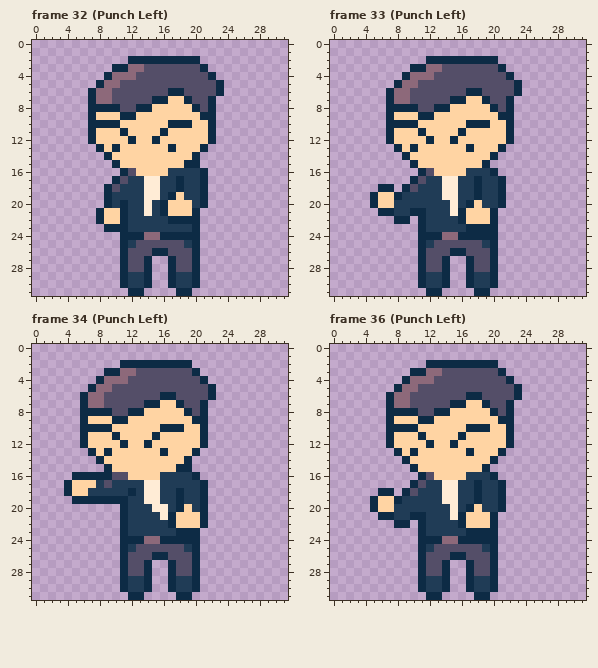
Two states of a pixel-art file, assets/Mafia_Goonie.aseprite. The picture above is the old version.
32x32 pixels, 41 frames. Shown: frame 32 (Punch Left), frame 33 (Punch Left), frame 34 (Punch Left), frame 36 (Punch Left). The commit also changed other frames, which this record leaves out.
The result:
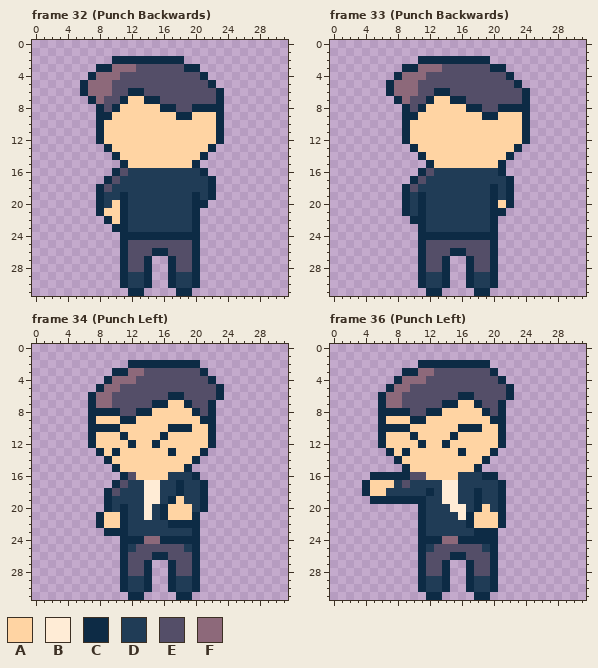
Palette (. is transparent): A #ffd4a3  B #ffecd6  C #0d2b45  D #203c56  E #544e68  F #8d697a
From the commit log: Finished Punch Animations Finished all Mafia Goonie Punch Animations
Change:
Changed rows in their new state; - is an unchanged pixel.
Frame 32 (Punch Backwards):
first column x 6:
 2 ----CC-------..---
 3 --CCFF-E-----CC.--
 4 -CFF-EE--------C.-
 5 CFF-E-----------C.
 6 CF----CC---EE-----
 7 ---E-CAAC-EEEE--EC
 8 -.-E-AAAA-CCEE-C-C
 9 -.CC-AA-----CC-AAC
10 -.-AA------AAA--AC
11 -.C--A----A-----AC
12 -.C---A--A------AC
13 --.CA------A---AC-
14 ---.C---------AC--
15 ----.C-------A----
16 ----CEDDDDD-------
17 ---CED--DD--D--DC-
18 --CED---DD--D--DC-
19 --CD-C--DD-DD-CDC-
20 --CDA---D-DDDDC---
21 --------D-DDDD----
22 --.C-------DDD----
23 ---.--------------
24 --------CC--------
25 ------E------E----
Frame 33 (Punch Backwards):
first column x 5:
 2 ------C--------.----
 3 ----C-F--------C----
 4 ---CF--E------------
 5 --CF----------------
 6 -----F--CC--EE----EC
 7 --.C---CAA--EEE--EEC
 8 --..-ECAAA--CCEEC-CC
 9 --..CCAA------CCAAAC
10 --..-A------AAA--AAC
11 --..C-A----A-----AAC
12 --..C--A--A------AAC
13 ---..-------A---AAC-
14 ----..C--------AAC--
15 -----..C------AAC---
16 --------DDDD---DC---
17 ---------DD--D--DC--
18 -..------DD--D-CDC--
19 ....C-C--DD--D-CDC--
20 ....C-C---D-DD-CAC--
21 -...CD----DDDDD-C---
22 ---..C-----DDDD-----
23 ------------DDD-----
24 ---------CC---------
25 -------E------E-----
Frame 34 (Punch Left), layers "Head", "Arms", "Torso":
first column x 4:
 2 -------.--------C---
 3 -----.-C-F------EC--
 4 ----.C--F--------EC-
 5 ---.C-F-----------EC
 6 --.C-F------E-C---EC
 7 --.C-F----E-C-AC-EC-
 8 --.---C-E-C----ACEC-
 9 --.C--A-C-------A-C-
10 --.---C-----A--C-AC-
11 --.C--AC---AC----AC-
12 --.C---AC-AC-----AC-
13 ---.CAC-----AC--AC--
14 ----.C---------AC---
15 -----.C-------A-----
16 -......CE---A-------
17 ......CE------C-----
18 .....CE-D-----------
19 -....-DD-----CA-----
20 -----CD---BDCAA-----
21 ----CAA---B-CA--C.--
22 ----CAA-------CCC.--
23 -----CC-------DD----
Frame 36 (Punch Left), layers "Head", "Arms", "Torso":
first column x 4:
 2 -------C--------.---
 3 -----C-F-E------C.--
 4 ----CF--E--------C.-
 5 ---CF-E-----------C.
 6 --CF-E------C-E---C.
 7 --CF-E----C-A-CE-C.-
 8 --C---E-C-A----CEC.-
 9 --CA--C-A-------C-.-
10 --C---A-----C--A-C.-
11 --CA--CA---CA----C.-
12 --CA---CA-CA-----C.-
13 ---CACA-----CA--C.--
14 ----CA---------C.---
15 -----CA-------C.----
16 -CCCCCEEA---D--C----
17 CAAADEDD------D-----
18 CAADDDD-C-----------
19 --CC-CCC------------
20 -......C----BDCA----
21 --.....----DBC--AC--
22 ----..------DC--AC--
23 -------------D------
Where, in picture pixels (left, top, right, bottom), the same in both pictures:
changed: (80, 56, 224, 248)
changed: (370, 56, 530, 248)
changed: (64, 360, 224, 536)
changed: (362, 360, 522, 536)
